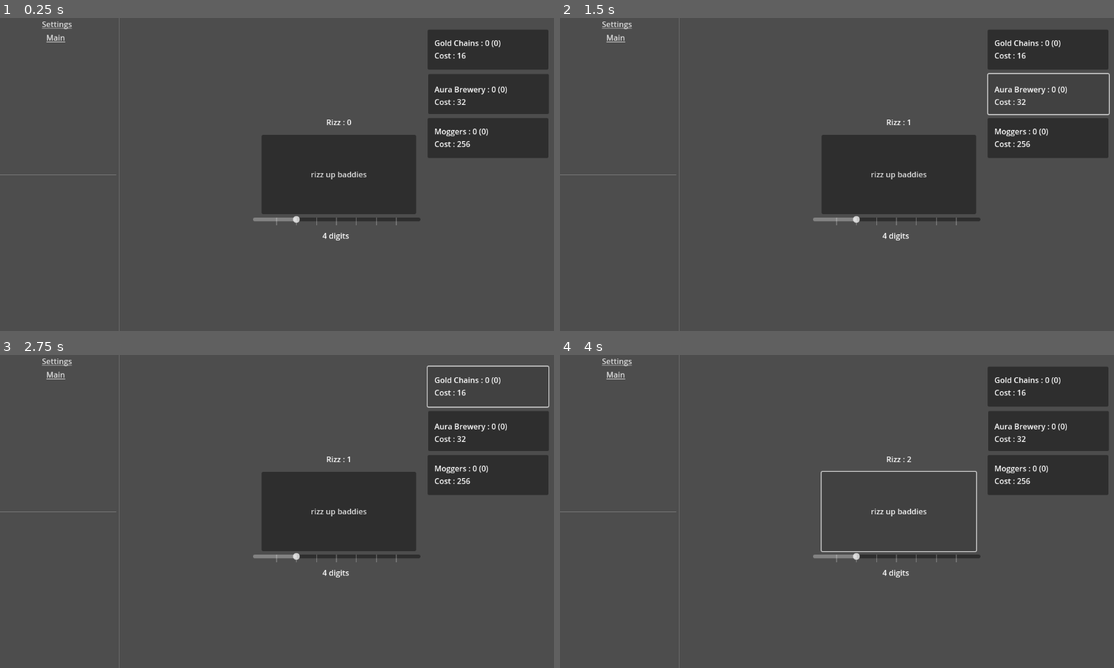
Above: before the commit, frames 1-4 (two rows, left to right).
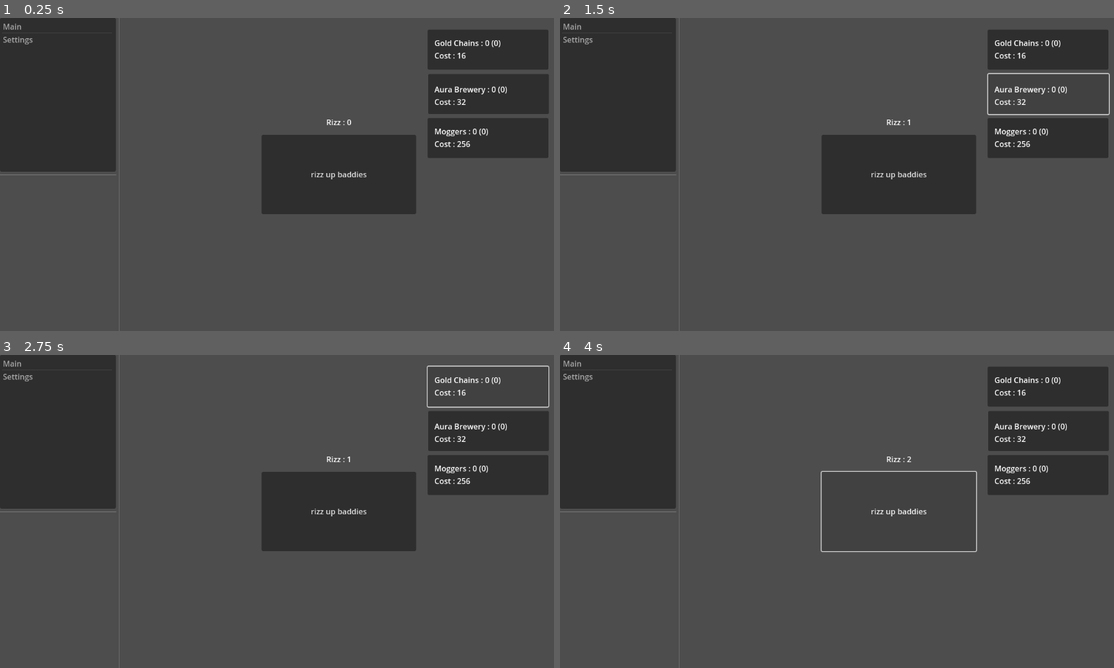
Above: after the commit, the same moments.

Repository: BlueDinoKing/sigmaclicker
Game: Godot game, scene res://scenes/ui.tscn
Same seed, same stepped clock (60 frames per second), same inputs: the game is played once before the commit and once after it.
Inputs:
- Up to frame 1 (0.25 s): no input
- Up to frame 2 (1.5 s): click "rizz up baddies" at 0.5 s; click "Aura Brewery : 0 (0) Cost : 32" at 1.25 s
- Up to frame 3 (2.75 s): click "Gold Chains : 0 (0) Cost : 16" at 2 s
- Up to frame 4 (4 s): click "Moggers : 0 (0) Cost : 256" at 2.75 s; click "rizz up baddies" at 3.5 s

The runs differ from the first frame. In frame 1, 11% of the frame differs, in the area x 0-76%, y 0-72%; in frame 2, 11%; in frame 3, 11%; in frame 4, 11%.

Commit message:
globalized rizz, fixed settings, made it look better, etc.

Diff:
--- a/project.godot
+++ b/project.godot
@@ -15,11 +15,22 @@
 config/features=PackedStringArray("4.3", "GL Compatibility")
 config/icon="res://icon.svg"
 
+[autoload]
+
+GameInstance="*res://scripts/game.gd"
+
 [display]
 
 window/stretch/mode="viewport"
 window/stretch/aspect="expand"
 
+[file_customization]
+
+folder_colors={
+"res://scenes/": "purple",
+"res://scripts/": "teal"
+}
+
 [rendering]
 
 renderer/rendering_method="gl_compatibility"
--- a/scenes/clicker.tscn
+++ b/scenes/clicker.tscn
@@ -5,7 +5,7 @@
 [sub_resource type="Theme" id="Theme_4dnqd"]
 Button/colors/icon_normal_color = Color(0, 1, 0, 1)
 
-[node name="clicker" type="Control" node_paths=PackedStringArray("label", "button", "goldChainsLabel", "goldChainsButton", "darkLabel", "darkButton", "auraTimer", "upgradesMenu", "moggersButton", "moggersLabel", "moggersTimer", "exponents", "exponentsLabel")]
+[node name="clicker" type="Control" node_paths=PackedStringArray("label", "button", "goldChainsLabel", "goldChainsButton", "darkLabel", "darkButton", "auraTimer", "upgradesMenu", "moggersButton", "moggersLabel", "moggersTimer")]
 layout_mode = 3
 anchors_preset = 15
 anchor_right = 1.0
@@ -24,8 +24,6 @@
 moggersButton = NodePath("Label/moggers")
 moggersLabel = NodePath("Label/moggers/Label")
 moggersTimer = NodePath("Label/moggers/Timer")
-exponents = NodePath("HSlider")
-exponentsLabel = NodePath("HSlider/Label")
 
 [node name="rizz up baddies" type="Button" parent="."]
 custom_minimum_size = Vector2(320, 80)
@@ -113,6 +111,7 @@
 
 [node name="gold chains" type="Button" parent="Label"]
 custom_minimum_size = Vector2(150, 50)
+layout_mode = 0
 offset_left = -226.0
 offset_top = 24.0
 offset_right = 24.0
@@ -133,6 +132,7 @@
 
 [node name="moggers" type="Button" parent="Label"]
 custom_minimum_size = Vector2(150, 50)
+layout_mode = 0
 offset_left = -226.0
 offset_top = 207.0
 offset_right = 24.0
@@ -151,39 +151,6 @@
 
 [node name="Timer" type="Timer" parent="Label/moggers"]
 
-[node name="HSlider" type="HSlider" parent="."]
-layout_mode = 1
-anchors_preset = 8
-anchor_left = 0.5
-anchor_top = 0.5
-anchor_right = 0.5
-anchor_bottom = 0.5
-offset_left = -178.0
-offset_top = 80.0
-offset_right = 169.0
-offset_bottom = 106.0
-grow_horizontal = 2
-grow_vertical = 2
-min_value = 1.0
-max_value = 9.0
-value = 3.0
-tick_count = 9
-
-[node name="Label" type="Label" parent="HSlider"]
-layout_mode = 1
-anchors_preset = 8
-anchor_left = 0.5
-anchor_top = 0.5
-anchor_right = 0.5
-anchor_bottom = 0.5
-offset_left = -29.5
-offset_top = 22.0
-offset_right = 31.5
-offset_bottom = 45.0
-grow_horizontal = 2
-grow_vertical = 2
-text = "4 digits"
-
 [connection signal="button_down" from="rizz up baddies" to="." method="_on_button_button_down"]
 [connection signal="pressed" from="rizz up baddies" to="." method="_on_button_pressed"]
 [connection signal="item_selected" from="OptionButton" to="." method="_on_option_button_item_selected"]
@@ -192,5 +159,3 @@
 [connection signal="timeout" from="Label/gold chains/aura" to="." method="_on_aura_timeout"]
 [connection signal="pressed" from="Label/moggers" to="." method="_on_moggers_pressed"]
 [connection signal="timeout" from="Label/moggers/Timer" to="." method="_on_timer_timeout"]
-[connection signal="changed" from="HSlider" to="." method="_on_h_slider_changed"]
-[connection signal="drag_ended" from="HSlider" to="." method="_on_h_slider_drag_ended"]
--- /dev/null
+++ b/scenes/game.tscn
@@ -0,0 +1,9 @@
+[gd_scene load_steps=3 format=3 uid="uid://6e0w15e5m7bl"]
+
+[ext_resource type="Script" path="res://scripts/game.gd" id="1_ckq4e"]
+[ext_resource type="PackedScene" uid="uid://c77v1uh4rdr30" path="res://scenes/ui.tscn" id="2_qmabn"]
+
+[node name="Game" type="Node"]
+script = ExtResource("1_ckq4e")
+
+[node name="ui" parent="." instance=ExtResource("2_qmabn")]
--- a/scenes/settings.gd
+++ /dev/null
@@ -1,18 +0,0 @@
-extends Control
-@export var view : userInterface.Views
-@export var user_Interface : userInterface
-
-func _on_navigation_request(requestedView : userInterface.Views) -> void:
-	if requestedView == view:
-		visible = true
-		return
-	visible = false
-# Called when the node enters the scene tree for the first time.
-func _ready() -> void:
-	user_Interface.navigation_requested.connect(_on_navigation_request)
-
-
-
-# Called every frame. 'delta' is the elapsed time since the previous frame.
-func _process(delta: float) -> void:
-	pass
--- a/scenes/settings.tscn
+++ b/scenes/settings.tscn
@@ -1,8 +1,8 @@
 [gd_scene load_steps=2 format=3 uid="uid://cmdspqtegj13"]
 
-[ext_resource type="Script" path="res://scenes/settings.gd" id="1_saf06"]
+[ext_resource type="Script" path="res://scripts/settings.gd" id="1_saf06"]
 
-[node name="Control" type="Control"]
+[node name="settings" type="Control" node_paths=PackedStringArray("exponents", "exponentsLabel")]
 layout_mode = 3
 anchors_preset = 15
 anchor_right = 1.0
@@ -11,3 +11,31 @@
 grow_vertical = 2
 script = ExtResource("1_saf06")
 view = 1
+exponents = NodePath("HSlider")
+exponentsLabel = NodePath("HSlider/Label")
+
+[node name="HSlider" type="HSlider" parent="."]
+layout_mode = 1
+offset_right = 347.0
+offset_bottom = 26.0
+min_value = 1.0
+max_value = 9.0
+value = 3.0
+tick_count = 9
+
+[node name="Label" type="Label" parent="HSlider"]
+layout_mode = 1
+anchors_preset = 8
+anchor_left = 0.5
+anchor_top = 0.5
+anchor_right = 0.5
+anchor_bottom = 0.5
+offset_left = -29.5
+offset_top = 22.0
+offset_right = 31.5
+offset_bottom = 45.0
+grow_horizontal = 2
+grow_vertical = 2
+text = "4 digits until scientific notation (1.0e6)"
+
+[connection signal="drag_ended" from="HSlider" to="." method="_on_h_slider_drag_ended"]
--- a/scenes/ui.tscn
+++ b/scenes/ui.tscn
@@ -38,31 +38,16 @@
 layout_mode = 2
 size_flags_vertical = 3
 
-[node name="settings" type="LinkButton" parent="HBoxContainer/leftPanel/VBoxContainer/nav"]
+[node name="ItemList" type="ItemList" parent="HBoxContainer/leftPanel/VBoxContainer/nav"]
 layout_mode = 1
-anchors_preset = -1
-anchor_left = 0.5
-anchor_top = 0.047
-anchor_right = 0.5
-anchor_bottom = 0.047
-offset_left = -33.0
-offset_top = -13.946
-offset_right = 34.0
-offset_bottom = 14.054
-text = "Settings"
-
-[node name="main" type="LinkButton" parent="HBoxContainer/leftPanel/VBoxContainer/nav"]
-layout_mode = 1
-anchors_preset = -1
-anchor_left = 0.5
-anchor_top = 0.047
-anchor_right = 0.5
-anchor_bottom = 0.047
-offset_left = -24.0
-offset_top = 14.054
-offset_right = 15.0
-offset_bottom = 42.054
-text = "Main"
+anchors_preset = 15
+anchor_right = 1.0
+anchor_bottom = 1.0
+grow_horizontal = 2
+grow_vertical = 2
+item_count = 2
+item_0/text = "Main"
+item_1/text = "Settings"
 
 [node name="HSeparator" type="HSeparator" parent="HBoxContainer/leftPanel/VBoxContainer"]
 layout_mode = 2
@@ -84,11 +69,11 @@
 [node name="clicker" parent="HBoxContainer/mainView" node_paths=PackedStringArray("user_interface") instance=ExtResource("1_0qt3f")]
 layout_mode = 1
 user_interface = NodePath("../../..")
+user_interface_path = NodePath("../../..")
 
-[node name="settings" parent="HBoxContainer/mainView" node_paths=PackedStringArray("user_Interface") instance=ExtResource("3_jqmk5")]
+[node name="settings" parent="HBoxContainer/mainView" instance=ExtResource("3_jqmk5")]
 visible = false
 layout_mode = 1
-user_Interface = NodePath("../../..")
+user_interface_path = NodePath("../../..")
 
-[connection signal="pressed" from="HBoxContainer/leftPanel/VBoxContainer/nav/settings" to="." method="_on_settings_pressed"]
-[connection signal="pressed" from="HBoxContainer/leftPanel/VBoxContainer/nav/main" to="." method="_on_main_pressed"]
+[connection signal="item_clicked" from="HBoxContainer/leftPanel/VBoxContainer/nav/ItemList" to="." method="_on_item_list_item_clicked"]
--- a/scripts/clicker.gd
+++ b/scripts/clicker.gd
@@ -1,55 +1,52 @@
-class_name clicker
+class_name Clicker
 extends Control
 
-## exports label so you can use it for stuff
-@export var label : Label
-@export var button : Button
-@export var goldChainsLabel : Label
-@export var goldChainsButton : Button
-@export var darkLabel : Label
-@export var darkButton : Button
-@export var auraTimer : Timer
-@export var upgradesMenu : OptionButton
-@export var moggersButton : Button
-@export var moggersLabel : Label
-@export var moggersTimer : Timer
-@export var exponents : HSlider
-@export var exponentsLabel : Label
-@export var view : userInterface.Views
-@export var user_interface : userInterface
-var rizz : int = 0
+# Exports
+@export var label: Label
+@export var button: Button
+@export var goldChainsLabel: Label
+@export var goldChainsButton: Button
+@export var darkLabel: Label
+@export var darkButton: Button
+@export var auraTimer: Timer
+@export var upgradesMenu: OptionButton
+@export var moggersButton: Button
+@export var moggersLabel: Label
+@export var moggersTimer: Timer
+
+@export var view: userInterface.Views
+@export var user_interface: userInterface
+
 var goldChainsCost = 16
 var goldChains = 0
 var darkCost = 32
 var dark = 0
 var addedRizz = 1
 var aura = 0
-var maxDigits : int = 3
 var clicks = 0
 var moggers = 0
 var moggersCost = 256
 var upgrade1 = false
-##test commits
-func _on_navigation_request(requestedView : userInterface.Views) -> void:
+@export var user_interface_path : NodePath
+
+func _on_navigation_request(requestedView: userInterface.Views) -> void:
 	if requestedView == view:
 		visible = true
 		return
 	visible = false
-# Called when the node enters the scene tree for the first time.
+
 func _ready():
-	user_interface.navigation_requested.connect(_on_navigation_request)
+	var user_interface = get_node(user_interface_path)
+	if user_interface:
+		user_interface.navigation_requested.connect(_on_navigation_request)
 
 
-# Called every frame. 'delta' is the elapsed time since the previous frame.
-func _process(delta):
+func _process(delta: float) -> void:
 	update_rizz()
 
-
-## rizz up bro
 func rizzupbaddies(input) -> void:
-	rizz += addedRizz*input
+	GameInstance.data.rizz += floor(addedRizz * input)
 	update_rizz()
-
 
 func _on_button_pressed() -> void:
 	rizzupbaddies(1)
@@ -57,18 +54,19 @@
 	if clicks == 10:
 		unlockUpgrade(1)
 
-## updates the rizz label
 func update_rizz() -> void:
-	label.text = "Rizz : %s" % format_number(rizz)
+	label.text = "Rizz : %s" % format_number(GameInstance.data.rizz)
 	update_available_purchases()
 
 func format_number(input) -> String:
 	var _exp = str(input).split(".")[0].length() - 1
-	if str(input).length() <= maxDigits:
+	if input == 0:
+		return "0"
+	if str(input).length() <= GameInstance.data.maxDigitsUntilScientific:
 		return str(input)
 	else:
-		var _dec = input / pow(10,_exp)
-		return "{dec}e{exp}".format({"dec":("%1.2f" % _dec), "exp":str(_exp) })
+		var _dec = input / pow(10, _exp)
+		return "{dec}e{exp}".format({"dec": ("%1.2f" % _dec), "exp": str(_exp)})
 
 func update_available_purchases():
 	update_available_gold_chains()
@@ -76,7 +74,7 @@
 	update_available_mogger()
 
 func update_available_gold_chains():
-	var temp_rizz = rizz
+	var temp_rizz = GameInstance.data.rizz
 	var temp_cost = goldChainsCost
 	var count = 0
 
@@ -87,15 +85,15 @@
 	goldChainsLabel.text = "Gold Chains : % (%)\nCost : %".format([format_number(goldChains), format_number(count), format_number(goldChainsCost)], "%")
 
 func _on_gold_chains_pressed():
-	if rizz >= goldChainsCost:
-		goldChains = 1 + goldChains
-		addedRizz = addedRizz + 1
-		rizz = rizz - goldChainsCost
+	if GameInstance.data.rizz >= goldChainsCost:
+		goldChains += 1
+		addedRizz += 1
+		GameInstance.data.rizz -= goldChainsCost
 		goldChainsCost = round(pow(goldChainsCost, 1.05))
 		update_rizz()
 
 func update_available_dark():
-	var temp_rizz = rizz
+	var temp_rizz = GameInstance.data.rizz
 	var temp_cost = darkCost
 	var count = 0
 
@@ -106,7 +104,7 @@
 	darkLabel.text = "Aura Brewery : % (%)\nCost : %".format([format_number(dark), format_number(count), format_number(darkCost)], "%")
 
 func update_available_mogger():
-	var temp_rizz = rizz
+	var temp_rizz = GameInstance.data.rizz
 	var temp_cost = moggersCost
 	var count = 0
 	while temp_rizz >= temp_cost:
@@ -116,10 +114,10 @@
 	moggersLabel.text = "Moggers : % (%)\nCost : %".format([format_number(moggers), format_number(count), format_number(moggersCost)], "%")
 
 func _on_dark_and_mysterious_pressed():
-	if rizz >= darkCost:
+	if GameInstance.data.rizz >= darkCost:
 		dark = 1 + dark
 		aura = aura + dark
-		rizz = rizz - darkCost
+		GameInstance.data.rizz -= darkCost
 		darkCost = round(pow(darkCost, 1.1))
 		update_rizz()
 		if upgrade1 == true:
@@ -128,44 +126,33 @@
 	if dark == 1:
 		auraTimer.start()
 
-
 func _on_aura_timeout():
-	rizz = rizz + aura
+	GameInstance.data.rizz += aura
 
 func unlockUpgrade(input) -> void:
 	if input == 1:
 		var message = str("Aura Breweries 5% faster per Gold Chain : % Rizz".format(format_number(5000), "%"))
 		upgradesMenu.add_item(message, 1)
-		print('test')
 
 func upgrade(index) -> void:
-	if index == 1 and rizz >= 5000:
-		rizz = rizz - 5000
+	if index == 1 and GameInstance.data.rizz >= 5000:
+		GameInstance.data.rizz -= 5000
 		var upgrade1 = true
 
 func _on_option_button_item_selected(index):
 	upgrade(index)
 
 func _on_moggers_pressed() -> void:
-	if rizz >= moggersCost:
+	if GameInstance.data.rizz >= moggersCost:
 		moggers = 1 + moggers
-		rizz = rizz - moggersCost
+		GameInstance.data.rizz -= moggersCost
 		moggersCost = round(pow(moggersCost, 1.2))
 		update_rizz()
 	if moggers == 1:
 		moggersTimer.start()
 
 func mog():
-	rizzupbaddies(moggers)
-
-
+	rizzupbaddies(moggers*.5)
 
 func _on_timer_timeout() -> void:
 	mog()
-
-
-
-func _on_h_slider_drag_ended(value_changed: bool) -> void:
-	print('test')
-	maxDigits = exponents.value
-	exponentsLabel.text = "% digits".format([exponents.value+1], "%")
--- /dev/null
+++ b/scripts/data/data.gd
@@ -0,0 +1,7 @@
+class_name Data
+extends Resource
+
+
+
+@export var rizz : int = 0
+@export var maxDigitsUntilScientific : int = 3
--- /dev/null
+++ b/scripts/data/data.tscn
@@ -0,0 +1,3 @@
+[gd_scene format=3 uid="uid://behy7i6kyoujd"]
+
+[node name="Data" type="Node"]
--- /dev/null
+++ b/scripts/game.gd
@@ -0,0 +1,28 @@
+class_name Game
+extends Node
+
+# singleton reference
+static var ref: Game
+
+# data property
+var data: Data
+
+# singleton check
+func _singleton_check() -> void:
+	if not ref:
+		ref = self
+		print("Game singleton initialized")
+	else:
+		print("Game singleton already exists, freeing this instance")
+		queue_free()
+
+# data init & singleton check
+func _enter_tree() -> void:
+	_singleton_check()
+	if ref == self:
+		data = Data.new()
+		print("Data initialized")
+
+func _ready() -> void:
+	if ref == self:
+		data = Data.new()
--- /dev/null
+++ b/scripts/settings.gd
@@ -0,0 +1,24 @@
+extends Control
+
+@export var view: userInterface.Views
+@export var user_interface: userInterface
+@export var exponents: HSlider
+@export var exponentsLabel: Label
+@export var user_interface_path: NodePath
+func _on_navigation_request(requestedView: userInterface.Views) -> void:
+	if requestedView == view:
+		visible = true
+		return
+	visible = false
+
+func _ready():
+	var user_interface = get_node(user_interface_path)
+	if user_interface:
+		print("User interface node found: ", user_interface)
+		user_interface.navigation_requested.connect(_on_navigation_request)
+	else:
+		print("Error: User interface node not found at path: ", user_interface_path)
+
+func _on_h_slider_drag_ended(value_changed: bool) -> void:
+	GameInstance.data.maxDigitsUntilScientific = exponents.value
+	exponentsLabel.text = "% digits until scientific notation (1.0e6)".format([exponents.value + 1], "%")
--- a/scripts/ui.gd
+++ b/scripts/ui.gd
@@ -1,15 +1,14 @@
 class_name userInterface
 extends Control
-
 
 enum Views {
 	MAIN,
 	SETTINGS,
 }
+
 signal navigation_requested(view: Views)
 
-func _on_main_pressed() -> void:
-	navigation_requested.emit(Views.MAIN)
 
-func _on_settings_pressed() -> void:
-	navigation_requested.emit(Views.SETTINGS)
+var menus = [Views.MAIN, Views.SETTINGS]
+func _on_item_list_item_clicked(index: int, _at_position: Vector2, _mouse_button_index: int) -> void:
+	navigation_requested.emit(menus[index])
